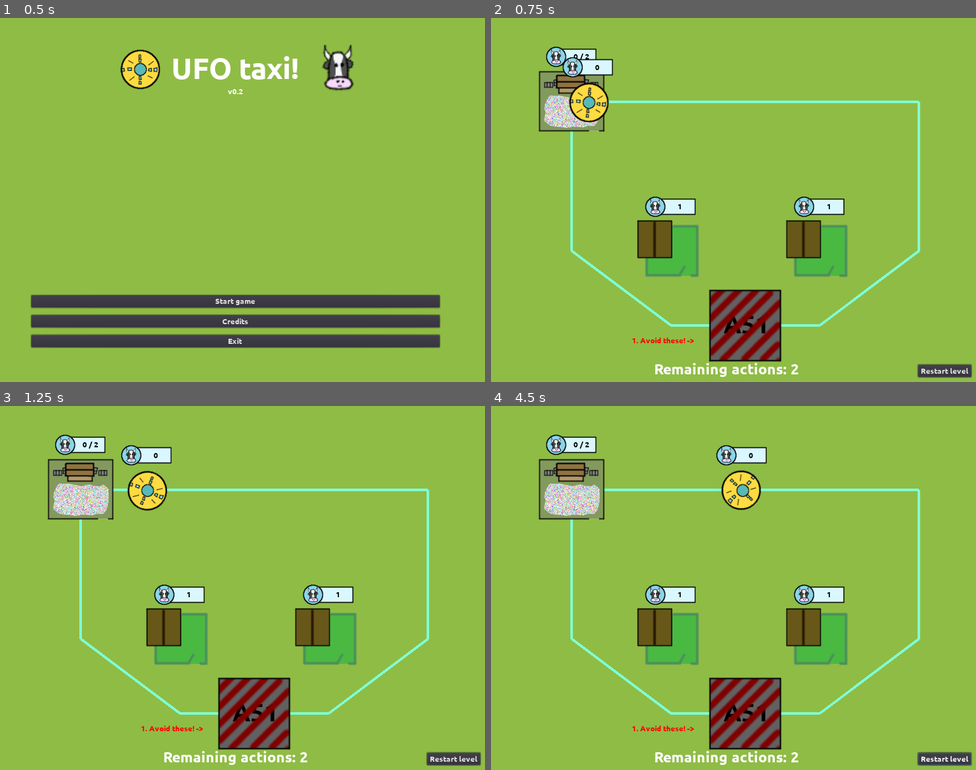
Above: before the commit, frames 1-4 (two rows, left to right).
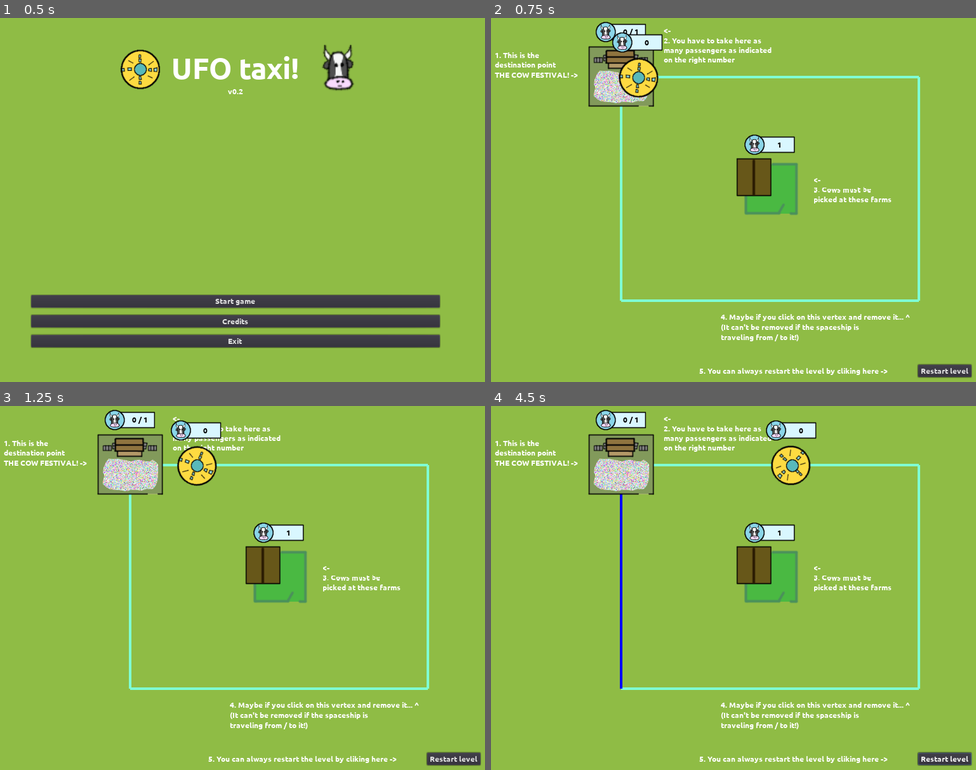
Above: after the commit, the same moments.

Repository: moisesjbc/ufo-taxi
Game: Godot game, scene res://menus/main_menu/main_menu.tscn
Same seed, same stepped clock (60 frames per second), same inputs: the game is played once before the commit and once after it.
Inputs (mouse positions are in pixels of both pictures, inside the frame that each line leads up to):
- Up to frame 1 (0.5 s): no input
- Up to frame 2 (0.75 s): click "Start game" at 0.5 s
- Up to frame 3 (1.25 s): no input
- Up to frame 4 (4.5 s): click "Restart level" at 1.25 s; click "Restart level" at 2 s; click "Restart level" at 2.75 s; move the mouse to (840, 562) at 3.52 s; click (840, 562) at 3.67 s; move the mouse to (626, 598) at 4.27 s; click (626, 598) at 4.42 s

Frame 1 is identical in both runs. In frame 2, 19% of the frame differs, in the area x 0-89%, y 1-99%; in frame 3, 20%; in frame 4, 21%.

Commit message:
Improved warning label visibility

Diff:
--- a/godot-project/gameplay/main/main.gd
+++ b/godot-project/gameplay/main/main.gd
@@ -8,7 +8,7 @@
 
 
 func _ready():
-	set_current_level(3)
+	set_current_level(0)
 
 
 func _on_railtrack_warning_added(text):
--- a/godot-project/gameplay/main/main.tscn
+++ b/godot-project/gameplay/main/main.tscn
@@ -30,7 +30,6 @@
 position = Vector2( 383.882, -112.246 )
 
 [node name="warning_label" parent="." instance=ExtResource( 2 )]
-visible = false
 
 [node name="levels" type="Node" parent="."]
 
--- a/godot-project/gameplay/warning_label/warning_label.gd
+++ b/godot-project/gameplay/warning_label/warning_label.gd
@@ -1,15 +1,20 @@
-extends Label
+extends Node2D
 
 func set_warning(text):
-	self.text = text
+	$color_rect/label.text = text
+	$color_rect.rect_size.x = 10 * len(text)
 	visible = true
 	$display_timer.start(2)
 	set_physics_process(true)
 
 func _physics_process(delta):
-	set_global_position(get_global_mouse_position())
+	var mouse_global_position = get_global_mouse_position()
+	if mouse_global_position.x < 800:
+		set_global_position(get_global_mouse_position())
+	else:
+		set_global_position(get_global_mouse_position() - Vector2($color_rect.rect_size.x, 0))
 
 func _on_display_timer_timeout():
-	text = ""
+	$color_rect/label.text = ""
 	visible = false
 	set_physics_process(false)
--- a/godot-project/gameplay/warning_label/warning_label.tscn
+++ b/godot-project/gameplay/warning_label/warning_label.tscn
@@ -2,10 +2,24 @@
 
 [ext_resource path="res://gameplay/warning_label/warning_label.gd" type="Script" id=1]
 
-[node name="warning_label" type="Label"]
+[node name="warning_label" type="Node2D"]
+visible = false
+z_index = 2
+script = ExtResource( 1 )
+
+[node name="color_rect" type="ColorRect" parent="."]
 margin_right = 40.0
-margin_bottom = 14.0
-script = ExtResource( 1 )
+margin_bottom = 29.0
+color = Color( 0.682353, 0.101961, 0.101961, 1 )
+__meta__ = {
+"_edit_use_anchors_": false
+}
+
+[node name="label" type="Label" parent="color_rect"]
+anchor_right = 1.0
+anchor_bottom = 1.0
+align = 1
+valign = 1
 __meta__ = {
 "_edit_use_anchors_": false
 }
